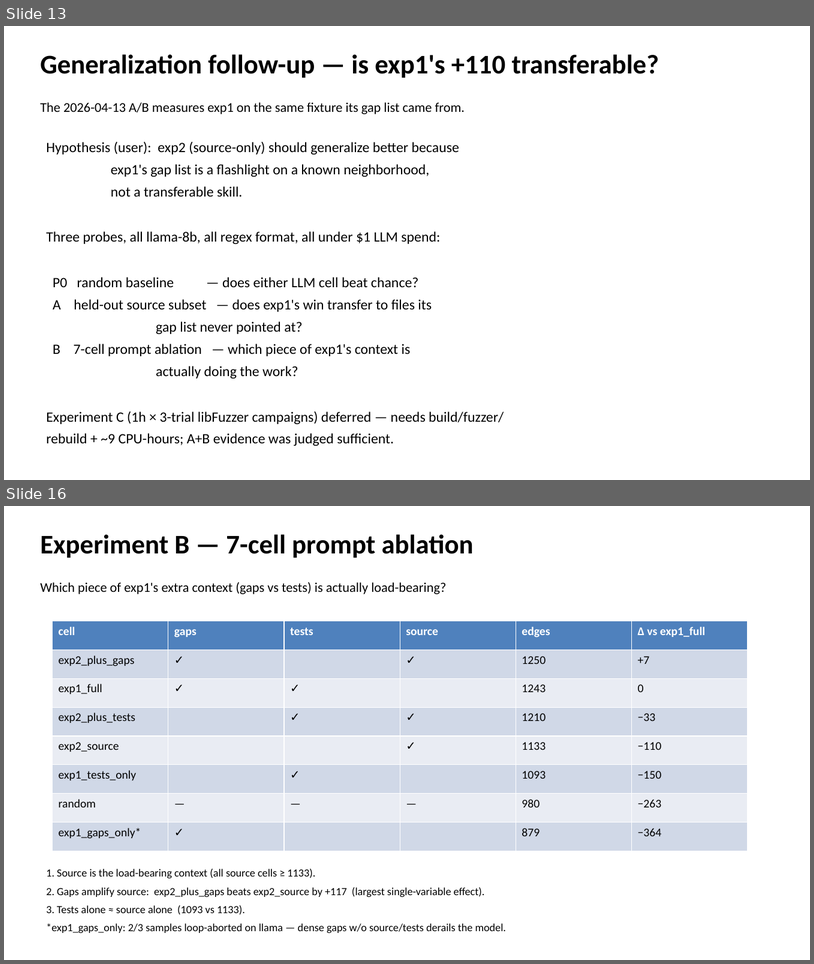
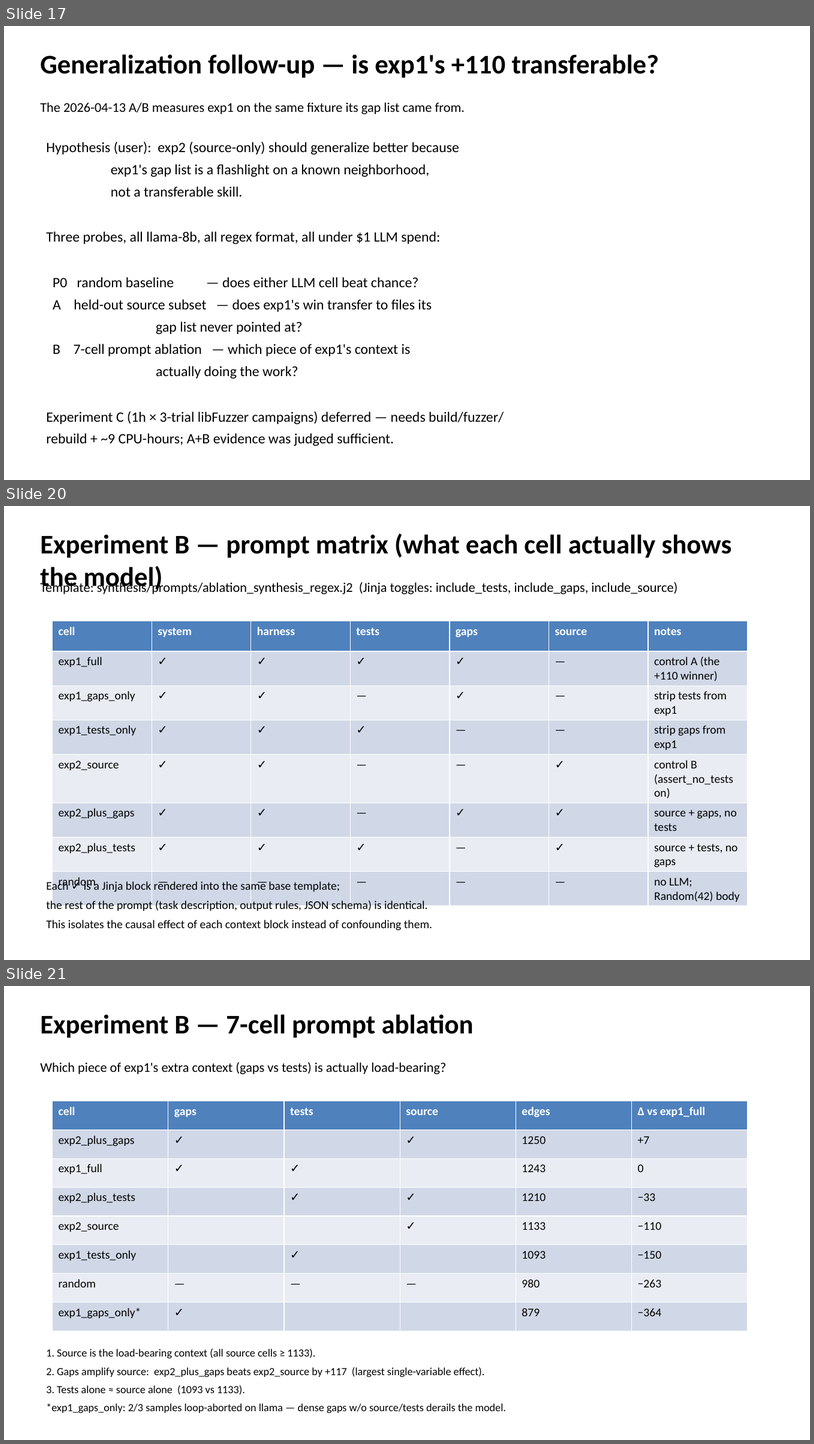
Before and after one commit to shreyasganesh0/llm-fuzzing, a slide deck: docs/slides/llm_fuzzing_review.pptx. Shown one above the other, each under a label of ours: slides 13 and 16 before the commit, slides 17, 20 and 21 after it; the slides between them are not shown. The pictures are 814x964 and 814x1444 pixels, drawn with LibreOffice and Linux fonts; fonts in the diff are those of the drawing. Boxes give left, top, right and bottom in pixels: in the first picture for what was removed or moved away, otherwise in the second. Text is boxed around its words. In the diff, an @@ line names an element or a change of style, - is before the commit and + after.

Commit message:
Add ablation results docs, review decks, and credit-check utilities
- docs/WEEKLY_REVIEW_PROMPT.md: full review prompt with RE2 v2 and harfbuzz
  llama results; M1/M2 tables; head-to-head format-dependence comparison
- docs/LLAMA_ABLATION_RESULTS.md: standalone results doc for Claude web
  presentation creation (llama-only, 150-seed normalised runs)
- docs/EXPERIMENT_HANDOFF.md, HANDOFF_PACK.md: handoff docs for resuming
  Claude harfbuzz cells when API credits are restored
- docs/ABLATION_V3_SLIDE_SUMMARY.md, INTEGRITY_AND_NEXT_STEPS.md: earlier
  analysis docs
- core/build_pptx.py: add slides for data flow, prompt examples, and seed
  format walkthrough
- docs/slides/: updated and new PPTX review decks
- scripts/check_claude_credits.{py,sh}: utilities to poll Anthropic API
  credit availability before launching synthesis runs

```diff
--- a/docs/slides/llm_fuzzing_review.pptx
+++ b/docs/slides/llm_fuzzing_review.pptx
@@ slide 20 added at box(4, 506, 810, 960), background #FFFFFF @@
@@ text added at box(40, 534, 732, 593), 32 pt, text #000000, bold @@
+Experiment B — prompt matrix (what each cell actually shows the model)
@@ text added at box(40, 580, 678, 594), 16 pt, text #000000 @@
+Template: synthesis/prompts/ablation_synthesis_regex.j2 (Jinja toggles: include_tests, include_gaps, include_source)
@@ table added at box(53, 621, 747, 904), 8 rows, 7 columns @@
+cell | system | harness | tests | gaps | source | notes
+exp1_full | ✓ | ✓ | ✓ | ✓ | — | control A (the +110 winner)
+exp1_gaps_only | ✓ | ✓ | — | ✓ | — | strip tests from exp1
+exp1_tests_only | ✓ | ✓ | ✓ | — | — | strip gaps from exp1
+exp2_source | ✓ | ✓ | — | — | ✓ | control B (assert_no_tests on)
+exp2_plus_gaps | ✓ | ✓ | — | ✓ | ✓ | source + gaps, no tests
+exp2_plus_tests | ✓ | ✓ | ✓ | — | ✓ | source + tests, no gaps
+random | — | — | — | — | — | no LLM; Random(42) body
@@ text added at box(46, 880, 432, 930), 14 pt, text #000000 @@
+Each ✓ is a Jinja block rendered into the same base template;
+the rest of the prompt (task description, output rules, JSON schema) is identical.
+This isolates the causal effect of each context block instead of confounding them.
@@ what was slide 13 is now slide 17 @@
@@ what was slide 16 is now slide 21 @@
```
Also in this commit, not shown: 2 slides changed, 4 other slides added, 11 other files.
